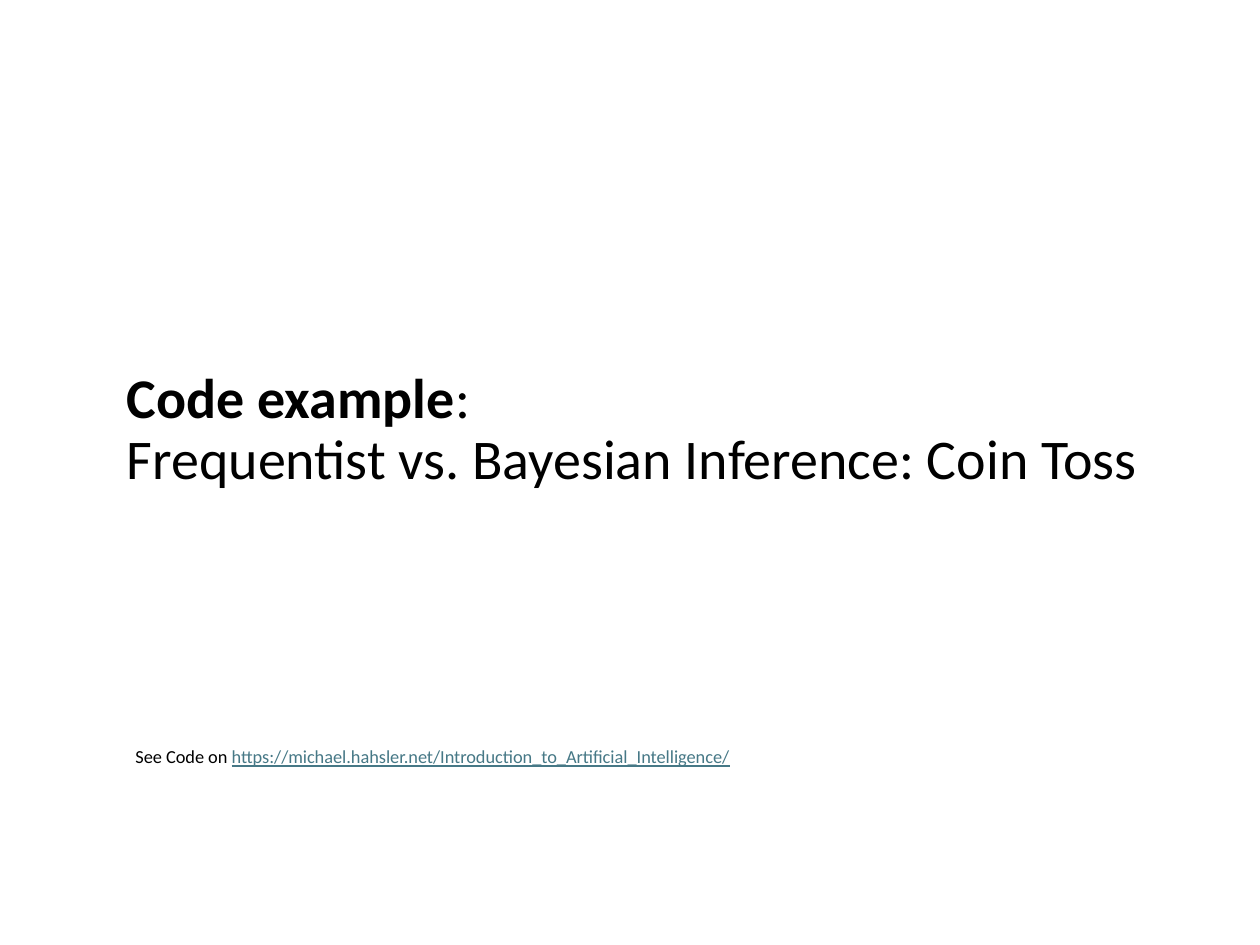
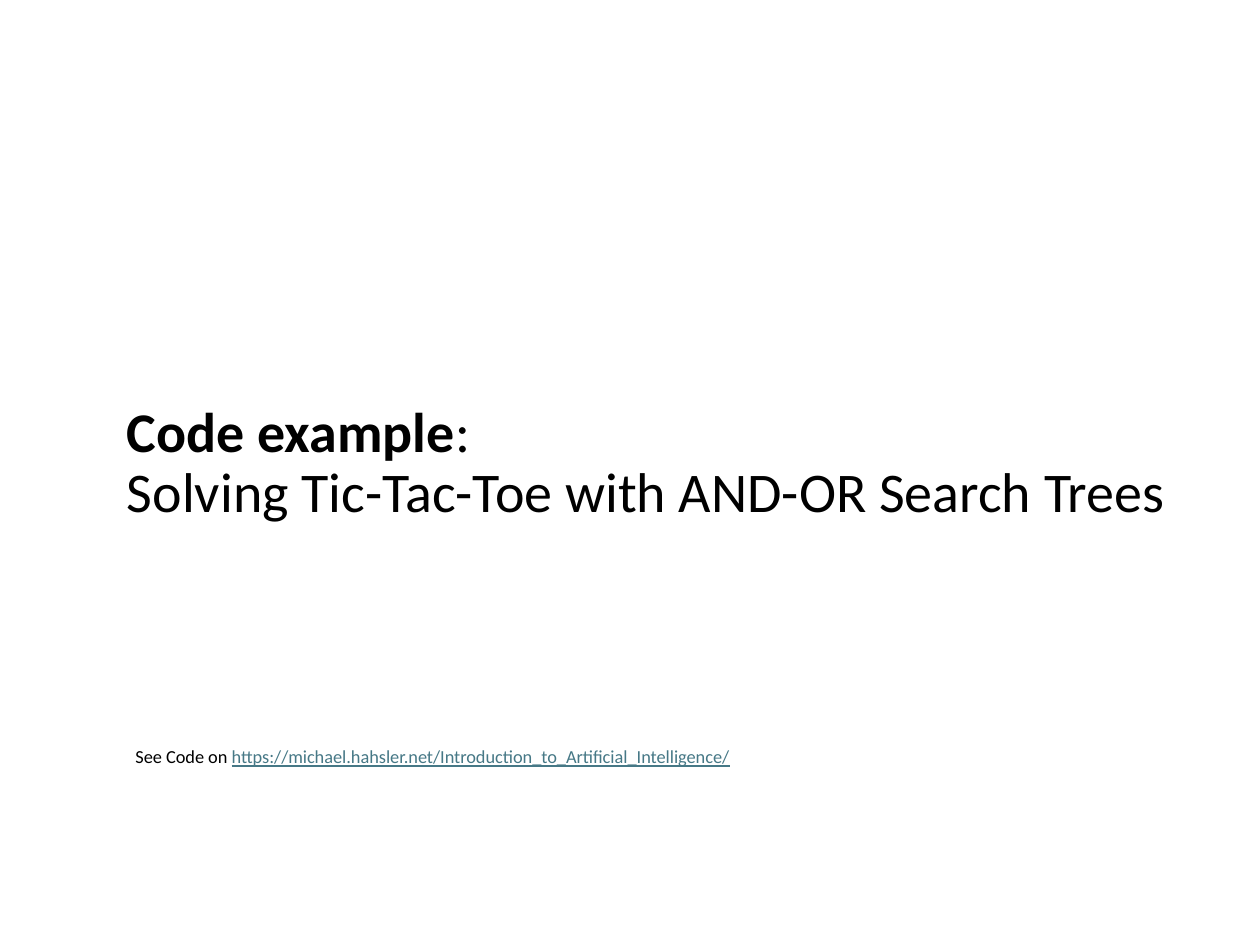
Before and after one commit to kunleola/CS7320, a slide deck: slide 13 of slides/05_games.pptx. Drawn at 1260x945 pixels with LibreOffice and Linux fonts; fonts in the diff are those of the drawing. Boxes give left, top, right and bottom in pixels: in the first picture for what was removed or moved away, otherwise in the second. Text is boxed around its words. In the diff, an @@ line names an element or a change of style, - is before the commit and + after.

Commit message:
fixed code example.

```diff
--- a/slides/05_games.pptx
+++ b/slides/05_games.pptx
@@ title at (127,412,1164,522): text changed @@
-Code example:
-Frequentist vs. Bayesian Inference: Coin Toss
+Code example:
+Solving Tic-Tac-Toe with AND-OR Search Trees
```
Also in this commit, not shown: 1 other slide changed, 1 slide added, 1 other file.
